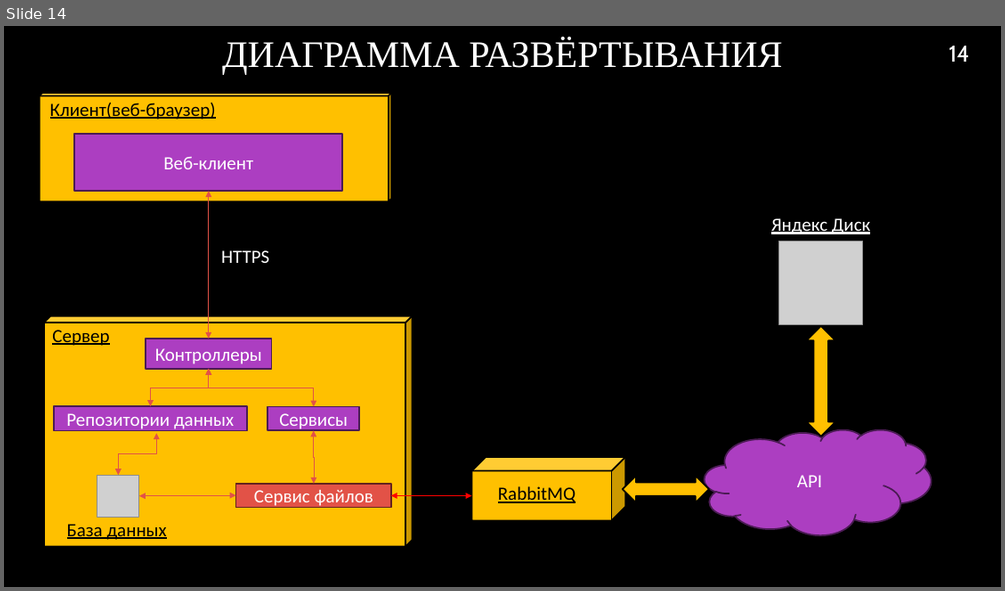
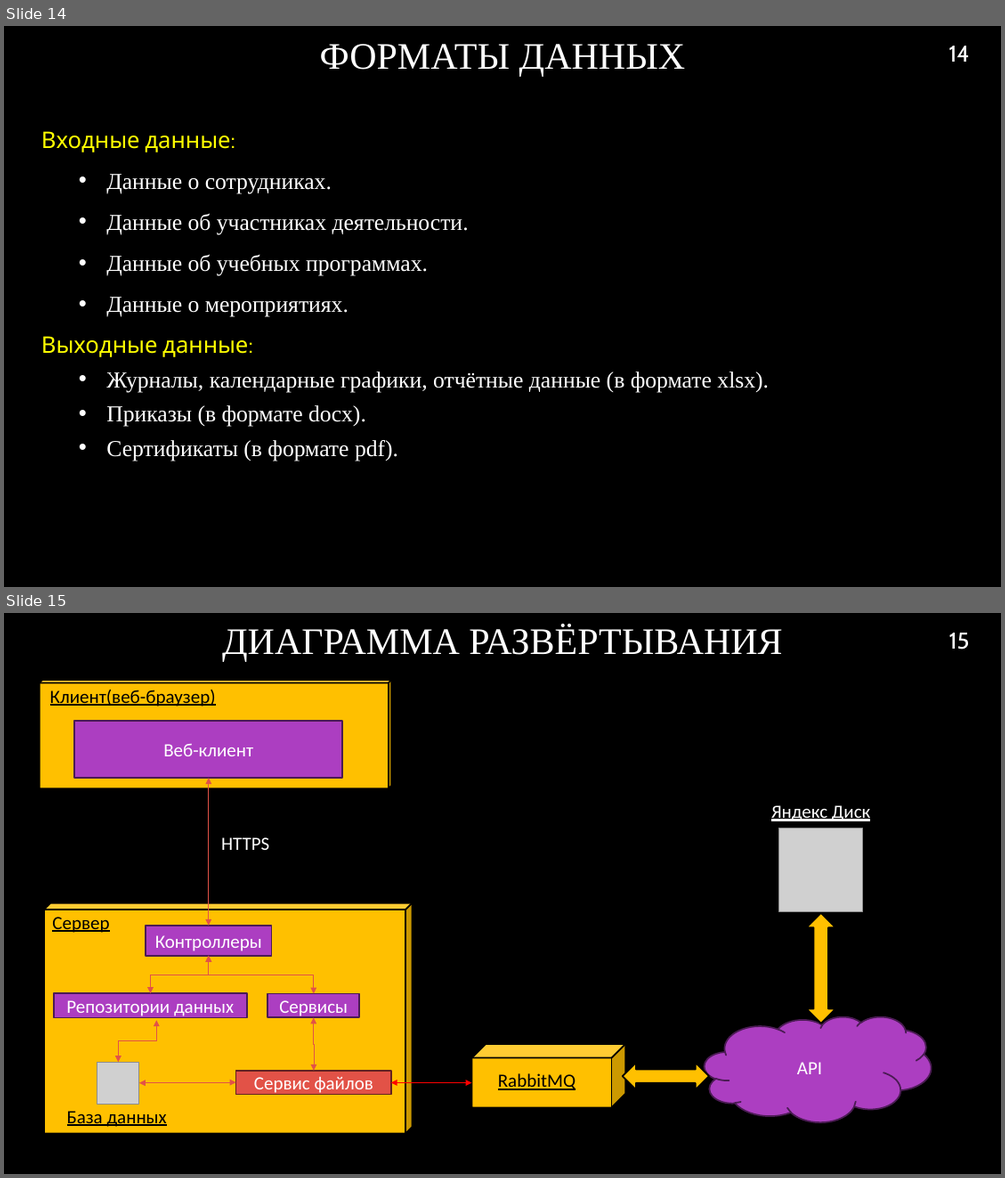
Before and after one commit to RAdKuzur/ASTU, a slide deck: Дипломная работа/Преддипломная Шуршев/Презентация преддипломная.pptx. Shown one above the other, each under a label of ours: slide 14 before the commit, slides 14 and 15 after it. The pictures are 1005x591 and 1005x1178 pixels, drawn with LibreOffice and Linux fonts; fonts in the diff are those of the drawing; grey boxes stand for pictures; background and template pictures are left out. Boxes give left, top, right and bottom in pixels: in the first picture for what was removed or moved away, otherwise in the second. Text is boxed around its words. In the diff, an @@ line names an element or a change of style, - is before the commit and + after.

```diff
--- a/Дипломная работа/Преддипломная Шуршев/Презентация преддипломная.pptx
+++ b/Дипломная работа/Преддипломная Шуршев/Презентация преддипломная.pptx
@@ slide 14 added at (x1=4, y1=26, x2=1001, y2=587), background picture (left out) @@
@@ title added at (x1=320, y1=44, x2=686, y2=77), 36 pt, text #FFFFFF @@
+ФОРМАТЫ ДАННЫХ
@@ page number added at (x1=948, y1=46, x2=969, y2=62), 22 pt, text #FFFFFF @@
+14
@@ text added at (x1=41, y1=131, x2=769, y2=460), 22 pt, text #FFFFFF @@
+Входные данные:
+  • Данные о сотрудниках.
+  • Данные об участниках деятельности.
+  • Данные об учебных программах.
+  • Данные о мероприятиях.
+Выходные данные:
+  • Журналы, календарные графики, отчётные данные (в формате xlsx).
+  • Приказы (в формате docx).
+  • Сертификаты (в формате pdf).
@@ what was slide 14 is now slide 15 @@
@@ page number at (x1=949, y1=633, x2=970, y2=649): text changed @@
-14
+15
```
Also in this commit, not shown: 3 slides changed.
